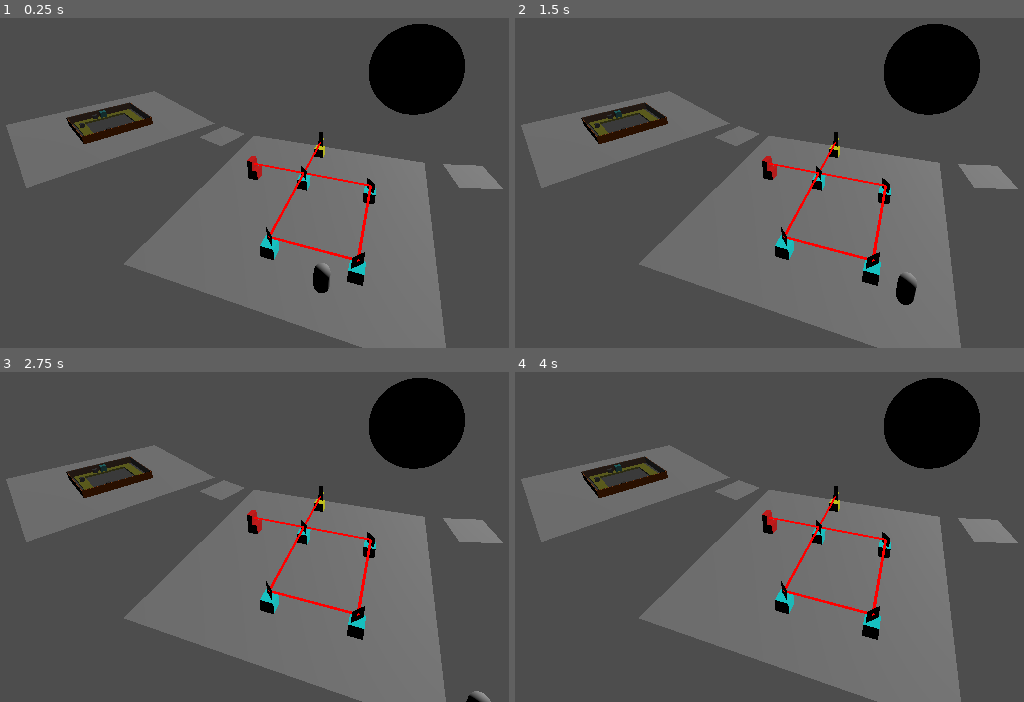
Above: before the commit, frames 1-4 (two rows, left to right).
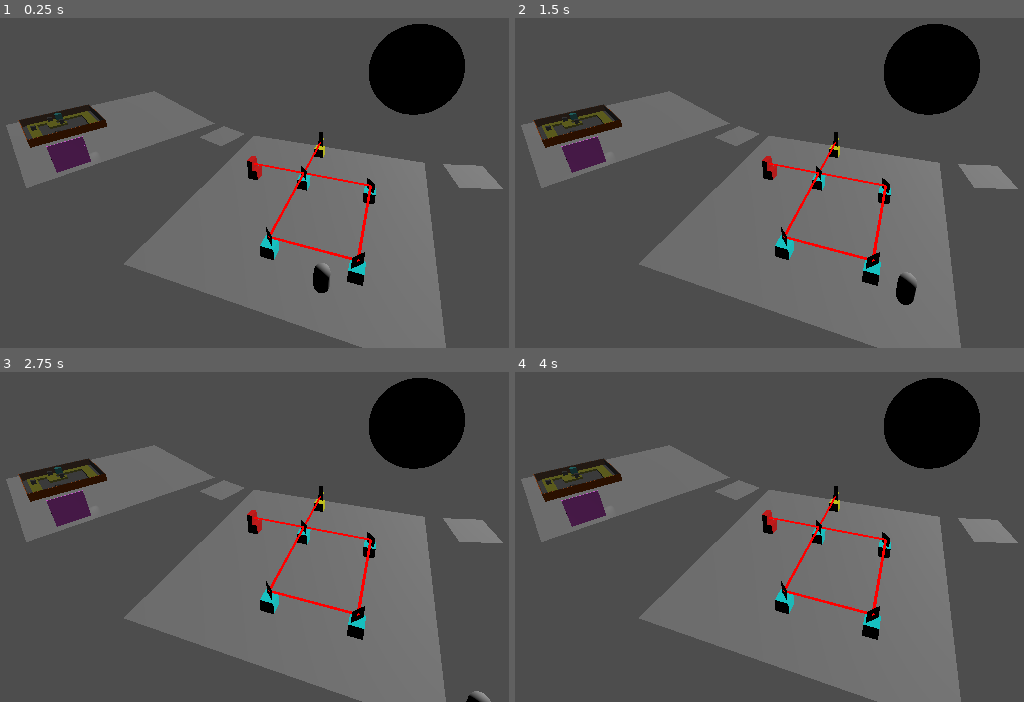
Above: after the commit, the same moments.

Repository: GreggSchaffter/gwj69project
Game: Godot game, scene res://scenes/game_world.tscn
The game is run twice, just before and just after one commit, with the same random seed, the same clock (stepped at 60 frames per second) and the same inputs.
Inputs:
- Up to frame 1 (0.25 s): no input
- Up to frame 2 (1.5 s): hold D (right) 0.53-1.28 s; tap 1 (rotate_clockwise, bound only after the commit) at 0.6 s; tap Space (jump) at 0.77 s; tap 2 (rotate_counter_clockwise, bound only after the commit) at 0.8, 1.35 s; hold S (down) from 1.28 s (still down)
- Up to frame 3 (2.75 s): tap Space (jump) at 1.52 s; tap 1 (rotate_clockwise, bound only after the commit) at 1.55 s; release S (down) at 2.03 s; hold D (right) from 2.03 s (still down); hold E (interact) from 2.03 s (still down); tap 2 (rotate_counter_clockwise, bound only after the commit) at 2.3 s
- Up to frame 4 (4 s): release D (right) at 2.78 s; release E (interact) at 2.78 s; hold W (up) 2.78-3.53 s; tap 1 (rotate_clockwise, bound only after the commit) at 2.85 s; tap Space (jump) at 3.02, 3.77 s; hold A (left) from 3.53 s (still down); tap 2 (rotate_counter_clockwise, bound only after the commit) at 3.6 s

The runs differ from the first frame. In frame 1, 2.7% of the frame differs, in the area x 3-31%, y 25-47%; in frame 2, 2.7%; in frame 3, 2.7%; in frame 4, 2.7%.

Commit message:
Start of wire puzzle

Diff:
--- a/project.godot
+++ b/project.godot
@@ -62,6 +62,16 @@
 , Object(InputEventJoypadButton,"resource_local_to_scene":false,"resource_name":"","device":-1,"button_index":3,"pressure":0.0,"pressed":true,"script":null)
 ]
 }
+rotate_clockwise={
+"deadzone": 0.5,
+"events": [Object(InputEventKey,"resource_local_to_scene":false,"resource_name":"","device":-1,"window_id":0,"alt_pressed":false,"shift_pressed":false,"ctrl_pressed":false,"meta_pressed":false,"pressed":false,"keycode":49,"physical_keycode":0,"key_label":0,"unicode":49,"echo":false,"script":null)
+]
+}
+rotate_counter_clockwise={
+"deadzone": 0.5,
+"events": [Object(InputEventKey,"resource_local_to_scene":false,"resource_name":"","device":-1,"window_id":0,"alt_pressed":false,"shift_pressed":false,"ctrl_pressed":false,"meta_pressed":false,"pressed":false,"keycode":50,"physical_keycode":0,"key_label":0,"unicode":50,"echo":false,"script":null)
+]
+}
 
 [rendering]
 
--- a/puzzles/oxygen puzzle/oxygen puzzle.tscn
+++ b/puzzles/oxygen puzzle/oxygen puzzle.tscn
@@ -31,6 +31,16 @@
 
 [node name="Segment" parent="Segments" instance=ExtResource("1_wyocr")]
 transform = Transform3D(1, 0, 0, 0, 1, 0, 0, 0, 1, -1, 0, -3)
+rubbled = true
+
+[node name="Segment25" parent="Segments" instance=ExtResource("1_wyocr")]
+transform = Transform3D(1, 0, 0, 0, 1, 0, 0, 0, 1, -1, 0, -2)
+
+[node name="Segment26" parent="Segments" instance=ExtResource("1_wyocr")]
+transform = Transform3D(1, 0, 0, 0, 1, 0, 0, 0, 1, -1, 0, -1)
+
+[node name="Segment27" parent="Segments" instance=ExtResource("1_wyocr")]
+transform = Transform3D(1, 0, 0, 0, 1, 0, 0, 0, 1, 0, 0, -1)
 rubbled = true
 
 [node name="Segment7" parent="Segments" instance=ExtResource("1_wyocr")]
@@ -109,6 +119,8 @@
 segments_folder = NodePath("../Segments")
 
 [node name="StaticBody3D" type="StaticBody3D" parent="."]
+metadata/_edit_group_ = true
+metadata/_edit_lock_ = true
 
 [node name="MeshInstance3D" type="MeshInstance3D" parent="StaticBody3D"]
 transform = Transform3D(1, 0, 0, 0, 1, 0, 0, 0, 1, -4, 0.5, 0)
--- /dev/null
+++ b/puzzles/wire puzzle/SegmentSelecter.gd
@@ -0,0 +1,63 @@
+extends Node3D
+
+var activated = false
+
+@export var step_size = 1.0
+
+@onready var segment_folder = $"../Segments"
+
+func _input(event):
+	if !activated:
+		return
+
+	var movement_vector = Vector2( \
+		int(event.is_action_pressed("right")) - \
+		int(event.is_action_pressed("left")), \
+		int(event.is_action_pressed("up")) - \
+		int(event.is_action_pressed("down")) \
+	)
+	if movement_vector.x != 0 && movement_vector.y != 0:
+		movement_vector = Vector2.ZERO
+	if movement_vector == Vector2.ZERO:
+		return
+	movement_vector = Vector3(movement_vector.x, movement_vector.y, 0)
+
+	var going_to = position + movement_vector * step_size
+
+	var really_going = true
+	#for segment in segment_folder.get_children():
+		#if going_to.distance_to(segment.position) < step_size / 2:
+			#really_going = true
+			#going_to = segment.position
+
+	if really_going:
+		position = going_to
+
+
+
+func _process(delta):
+	if !activated:
+		return
+
+	var rotation_input = int(Input.is_action_just_pressed("rotate_clockwise")) - int(Input.is_action_just_pressed("rotate_counter_clockwise"))
+	if rotation_input == 0:
+		return
+	for segment in segment_folder.get_children():
+		if segment.position.distance_to(position) < step_size / 2:
+			find_segment_node(segment).rotate_segment(rotation_input)
+
+func find_segment_node(root: Node):
+	if root.is_in_group("segment"):
+		return root
+	for i in root.get_children():
+		if i.is_in_group("segment"):
+			return i
+
+func _on_puzzle_activated():
+	show()
+	activated = true
+
+
+func _on_puzzle_deactivated():
+	hide()
+	activated = false
--- /dev/null
+++ b/puzzles/wire puzzle/SparkEmitter.gd
@@ -0,0 +1,11 @@
+extends Node3D
+
+
+@onready var timer = $Timer
+@onready var path = $"../Path"
+
+const SPARK = preload("res://puzzles/wire puzzle/spark.tscn")
+
+func _on_timer_timeout():
+	var new_spark = SPARK.instantiate()
+	path.add_child(new_spark)
--- /dev/null
+++ b/puzzles/wire puzzle/path.gd
@@ -0,0 +1,12 @@
+extends Path3D
+
+@export var top_level_node: Node
+
+func _ready():
+	var points: PackedVector3Array = curve.get_baked_points()
+	var beginning_node = Marker3D.new()
+	var ending_node = Marker3D.new()
+	add_child(beginning_node)
+	add_child(ending_node)
+	beginning_node.position = position + points[0]
+	ending_node.position = position + points[points.size() - 1]
--- /dev/null
+++ b/puzzles/wire puzzle/path.tscn
@@ -0,0 +1,7 @@
+[gd_scene load_steps=2 format=3 uid="uid://c3f1lwkhlb67y"]
+
+[ext_resource type="Script" path="res://puzzles/wire puzzle/path.gd" id="1_layq4"]
+
+[node name="Path" type="Path3D" groups=["path"]]
+transform = Transform3D(1, 0, 0, 0, 1, 0, 0, 0, 1, 0, 0, 0.15)
+script = ExtResource("1_layq4")
--- /dev/null
+++ b/puzzles/wire puzzle/segment.gd
@@ -0,0 +1,9 @@
+extends Node3D
+
+const rot_amount = deg_to_rad(90)
+
+func rotate_segment(rot_dir):
+	var rotation_to = rotation.z + rot_dir * rot_amount
+	rotation_to = round(rotation_to / rot_amount) * rot_amount
+	var tween = get_tree().create_tween()
+	tween.tween_property(self, "rotation", Vector3(0, 0, rotation_to), 1)
--- /dev/null
+++ b/puzzles/wire puzzle/segment.tscn
@@ -0,0 +1,18 @@
+[gd_scene load_steps=4 format=3 uid="uid://c188l0qvfsb06"]
+
+[ext_resource type="Script" path="res://puzzles/wire puzzle/segment.gd" id="1_bjbc5"]
+
+[sub_resource type="StandardMaterial3D" id="StandardMaterial3D_k6sp4"]
+albedo_color = Color(0.988235, 0.419608, 1, 1)
+
+[sub_resource type="BoxMesh" id="BoxMesh_c6q5p"]
+material = SubResource("StandardMaterial3D_k6sp4")
+size = Vector3(1, 1, 0.1)
+
+[node name="Segment" type="Node3D" groups=["segment"]]
+script = ExtResource("1_bjbc5")
+
+[node name="MeshInstance3D" type="MeshInstance3D" parent="."]
+transform = Transform3D(1, 0, 0, 0, 1, 0, 0, 0, 1, 0, 0, 0.05)
+mesh = SubResource("BoxMesh_c6q5p")
+skeleton = NodePath("../..")
--- /dev/null
+++ b/puzzles/wire puzzle/segments/line_segment.tscn
@@ -0,0 +1,29 @@
+[gd_scene load_steps=6 format=3 uid="uid://p70aocf2fooq"]
+
+[ext_resource type="PackedScene" uid="uid://c188l0qvfsb06" path="res://puzzles/wire puzzle/segment.tscn" id="1_2cc6c"]
+[ext_resource type="PackedScene" uid="uid://c3f1lwkhlb67y" path="res://puzzles/wire puzzle/path.tscn" id="2_ydsut"]
+
+[sub_resource type="StandardMaterial3D" id="StandardMaterial3D_uoncb"]
+
+[sub_resource type="BoxMesh" id="BoxMesh_ii5v1"]
+material = SubResource("StandardMaterial3D_uoncb")
+size = Vector3(0.1, 1, 0.1)
+
+[sub_resource type="Curve3D" id="Curve3D_ong73"]
+_data = {
+"points": PackedVector3Array(0, 0, 0, 0, 0, 0, 0, 0.5, 0, 0, 0, 0, 0, 0, 0, 0, -0.5, 0),
+"tilts": PackedFloat32Array(0, 0)
+}
+point_count = 2
+
+[node name="LineSegment" type="Node3D" groups=["hasWire"]]
+
+[node name="Segment" parent="." instance=ExtResource("1_2cc6c")]
+
+[node name="MeshInstance3D2" type="MeshInstance3D" parent="Segment"]
+transform = Transform3D(1, 0, 0, 0, 1, 0, 0, 0, 1, 0, 0, 0.15)
+mesh = SubResource("BoxMesh_ii5v1")
+metadata/_edit_lock_ = true
+
+[node name="Path" parent="Segment" instance=ExtResource("2_ydsut")]
+curve = SubResource("Curve3D_ong73")
--- /dev/null
+++ b/puzzles/wire puzzle/segments/start_segment.tscn
@@ -0,0 +1,50 @@
+[gd_scene load_steps=9 format=3 uid="uid://c4in7ubyg3ee3"]
+
+[ext_resource type="PackedScene" uid="uid://c188l0qvfsb06" path="res://puzzles/wire puzzle/segment.tscn" id="1_fsf6n"]
+[ext_resource type="PackedScene" uid="uid://c3f1lwkhlb67y" path="res://puzzles/wire puzzle/path.tscn" id="2_bxbgt"]
+[ext_resource type="Script" path="res://puzzles/wire puzzle/SparkEmitter.gd" id="2_jp088"]
+
+[sub_resource type="StandardMaterial3D" id="StandardMaterial3D_0b4v0"]
+albedo_color = Color(0, 0, 0, 1)
+
+[sub_resource type="BoxMesh" id="BoxMesh_abgrh"]
+material = SubResource("StandardMaterial3D_0b4v0")
+size = Vector3(0.2, 0.2, 0.2)
+
+[sub_resource type="StandardMaterial3D" id="StandardMaterial3D_s5b1e"]
+
+[sub_resource type="BoxMesh" id="BoxMesh_ii5v1"]
+material = SubResource("StandardMaterial3D_s5b1e")
+size = Vector3(0.1, 0.5, 0.1)
+
+[sub_resource type="Curve3D" id="Curve3D_3d35b"]
+_data = {
+"points": PackedVector3Array(0, 0, 0, 0, 0, 0, 0, 0, 0, 0, 0, 0, 0, 0, 0, 0, -0.5, 0),
+"tilts": PackedFloat32Array(0, 0)
+}
+point_count = 2
+
+[node name="LineSegment" type="Node3D" groups=["hasWire"]]
+
+[node name="Segment" parent="." instance=ExtResource("1_fsf6n")]
+
+[node name="MeshInstance3D3" type="MeshInstance3D" parent="Segment"]
+transform = Transform3D(1, 0, 0, 0, 1, 0, 0, 0, 1, 0, 0, 0.15)
+mesh = SubResource("BoxMesh_abgrh")
+
+[node name="MeshInstance3D2" type="MeshInstance3D" parent="Segment"]
+transform = Transform3D(1, 0, 0, 0, 1, 0, 0, 0, 1, 0, -0.25, 0.15)
+mesh = SubResource("BoxMesh_ii5v1")
+metadata/_edit_lock_ = true
+
+[node name="SparkEmitter" type="Node3D" parent="Segment"]
+transform = Transform3D(1, 0, 0, 0, 1, 0, 0, 0, 1, 0, 0, 0.15)
+script = ExtResource("2_jp088")
+
+[node name="Timer" type="Timer" parent="Segment/SparkEmitter"]
+autostart = true
+
+[node name="Path" parent="Segment" instance=ExtResource("2_bxbgt")]
+curve = SubResource("Curve3D_3d35b")
+
+[connection signal="timeout" from="Segment/SparkEmitter/Timer" to="Segment/SparkEmitter" method="_on_timer_timeout"]
--- /dev/null
+++ b/puzzles/wire puzzle/spark.gd
@@ -0,0 +1,15 @@
+extends PathFollow3D
+
+const SPEED = 1
+const SEGMENT_SIZE = 1
+
+func _ready():
+	var path: Path3D = get_parent()
+
+	var tween = get_tree().create_tween()
+	var time_to_move_over_segment = SPEED * SEGMENT_SIZE * path.curve.get_baked_length()
+	tween.tween_property(self, "progress_ratio", 1, time_to_move_over_segment)
+	tween.connect("finished", tween_over)
+
+func tween_over():
+	var segment_folder: Node
--- /dev/null
+++ b/puzzles/wire puzzle/spark.tscn
@@ -0,0 +1,17 @@
+[gd_scene load_steps=4 format=3 uid="uid://ce38g6i3vdts6"]
+
+[ext_resource type="Script" path="res://puzzles/wire puzzle/spark.gd" id="1_3o65f"]
+
+[sub_resource type="StandardMaterial3D" id="StandardMaterial3D_f0c10"]
+albedo_color = Color(1, 1, 0, 1)
+
+[sub_resource type="SphereMesh" id="SphereMesh_s6wup"]
+material = SubResource("StandardMaterial3D_f0c10")
+radius = 0.125
+height = 0.25
+
+[node name="Spark" type="PathFollow3D"]
+script = ExtResource("1_3o65f")
+
+[node name="MeshInstance3D" type="MeshInstance3D" parent="."]
+mesh = SubResource("SphereMesh_s6wup")
--- /dev/null
+++ b/puzzles/wire puzzle/wire puzzle.tscn
@@ -0,0 +1,91 @@
+[gd_scene load_steps=9 format=3 uid="uid://crfpq6b58ln6f"]
+
+[ext_resource type="PackedScene" uid="uid://c188l0qvfsb06" path="res://puzzles/wire puzzle/segment.tscn" id="1_6j3fu"]
+[ext_resource type="PackedScene" uid="uid://c4in7ubyg3ee3" path="res://puzzles/wire puzzle/segments/start_segment.tscn" id="2_fofjg"]
+[ext_resource type="PackedScene" uid="uid://p70aocf2fooq" path="res://puzzles/wire puzzle/segments/line_segment.tscn" id="2_kivls"]
+[ext_resource type="PackedScene" uid="uid://ct3bqlowjvnm6" path="res://stuff/puzzle.tscn" id="2_qbavx"]
+[ext_resource type="Script" path="res://puzzles/wire puzzle/SegmentSelecter.gd" id="3_jxn6q"]
+
+[sub_resource type="BoxShape3D" id="BoxShape3D_blgl2"]
+size = Vector3(4, 3, 2)
+
+[sub_resource type="BoxMesh" id="BoxMesh_ikrcc"]
+size = Vector3(0.05, 1, 0.05)
+
+[sub_resource type="BoxMesh" id="BoxMesh_3hkeg"]
+size = Vector3(1, 0.05, 0.05)
+
+[node name="WirePuzzle" type="Node3D"]
+
+[node name="Segments" type="Node3D" parent="."]
+
+[node name="Segment" parent="Segments" instance=ExtResource("1_6j3fu")]
+
+[node name="Segment2" parent="Segments" instance=ExtResource("1_6j3fu")]
+transform = Transform3D(1, 0, 0, 0, 1, 0, 0, 0, 1, 1, 0, 0)
+
+[node name="Segment5" parent="Segments" instance=ExtResource("1_6j3fu")]
+transform = Transform3D(1, 0, 0, 0, 1, 0, 0, 0, 1, 2, 0, 0)
+
+[node name="Segment3" parent="Segments" instance=ExtResource("1_6j3fu")]
+transform = Transform3D(1, 0, 0, 0, 1, 0, 0, 0, 1, 0, 2, 0)
+
+[node name="Segment4" parent="Segments" instance=ExtResource("1_6j3fu")]
+transform = Transform3D(1, 0, 0, 0, 1, 0, 0, 0, 1, 1, 2, 0)
+
+[node name="Segment6" parent="Segments" instance=ExtResource("1_6j3fu")]
+transform = Transform3D(1, 0, 0, 0, 1, 0, 0, 0, 1, 2, 2, 0)
+
+[node name="LineSegment" parent="Segments" instance=ExtResource("2_fofjg")]
+transform = Transform3D(-4.37114e-08, -1, 0, 1, -4.37114e-08, 0, 0, 0, 1, 0, 1, 0)
+
+[node name="LineSegment2" parent="Segments" instance=ExtResource("2_kivls")]
+transform = Transform3D(-4.37114e-08, 1, 0, -1, -4.37114e-08, 0, 0, 0, 1, 1, 1, 0)
+
+[node name="LineSegment3" parent="Segments" instance=ExtResource("2_kivls")]
+transform = Transform3D(-4.37114e-08, 1, 0, -1, -4.37114e-08, 0, 0, 0, 1, 2, 1, 0)
+
+[node name="Puzzle" parent="." node_paths=PackedStringArray("active_area", "camera_point") instance=ExtResource("2_qbavx")]
+active_area = NodePath("../Area3D")
+camera_point = NodePath("../Camera3D")
+
+[node name="Camera3D" type="Marker3D" parent="."]
+transform = Transform3D(1, 0, 0, 0, 1, 0, 0, 0, 1, 0, 1, 3)
+metadata/_edit_lock_ = true
+
+[node name="Area3D" type="Area3D" parent="."]
+metadata/_edit_lock_ = true
+
+[node name="CollisionShape3D" type="CollisionShape3D" parent="Area3D"]
+transform = Transform3D(1, 0, 0, 0, 1, 0, 0, 0, 1, 0.5, 1, 0.5)
+shape = SubResource("BoxShape3D_blgl2")
+
+[node name="SpotLight3D" type="SpotLight3D" parent="."]
+transform = Transform3D(0.825153, 0, -0.564909, 0, 1, 0, 0.564909, 0, 0.825153, -2, 0, 3)
+spot_range = 14.9614
+spot_angle = 25.7817
+metadata/_edit_lock_ = true
+
+[node name="SegmentSelecter" type="Node3D" parent="."]
+visible = false
+script = ExtResource("3_jxn6q")
+metadata/_edit_group_ = true
+
+[node name="MeshInstance3D" type="MeshInstance3D" parent="SegmentSelecter"]
+transform = Transform3D(1, 0, 0, 0, 1, 0, 0, 0, 1, 0.5, 0, 0.125)
+mesh = SubResource("BoxMesh_ikrcc")
+
+[node name="MeshInstance3D3" type="MeshInstance3D" parent="SegmentSelecter"]
+transform = Transform3D(1, 0, 0, 0, 1, 0, 0, 0, 1, 0, 0.5, 0.125)
+mesh = SubResource("BoxMesh_3hkeg")
+
+[node name="MeshInstance3D4" type="MeshInstance3D" parent="SegmentSelecter"]
+transform = Transform3D(1, 0, 0, 0, 1, 0, 0, 0, 1, 0, -0.5, 0.125)
+mesh = SubResource("BoxMesh_3hkeg")
+
+[node name="MeshInstance3D2" type="MeshInstance3D" parent="SegmentSelecter"]
+transform = Transform3D(1, 0, 0, 0, 1, 0, 0, 0, 1, -0.5, 0, 0.125)
+mesh = SubResource("BoxMesh_ikrcc")
+
+[connection signal="activated" from="Puzzle" to="SegmentSelecter" method="_on_puzzle_activated"]
+[connection signal="deactivated" from="Puzzle" to="SegmentSelecter" method="_on_puzzle_deactivated"]
--- a/scenes/game_world.tscn
+++ b/scenes/game_world.tscn
@@ -1,10 +1,11 @@
-[gd_scene load_steps=15 format=3 uid="uid://ywtln2wf5qqo"]
+[gd_scene load_steps=16 format=3 uid="uid://ywtln2wf5qqo"]
 
 [ext_resource type="Script" path="res://scripts/Player.gd" id="1_vcuue"]
 [ext_resource type="Script" path="res://scripts/CameraActivator.gd" id="2_eyww8"]
 [ext_resource type="PackedScene" uid="uid://chqsqk3d53tuf" path="res://stuff/camera.tscn" id="3_jqxbs"]
 [ext_resource type="PackedScene" uid="uid://brye5gbqtkw0t" path="res://puzzles/oxygen puzzle/oxygen puzzle.tscn" id="4_2kom8"]
 [ext_resource type="PackedScene" uid="uid://dyljlrb6vn1yy" path="res://puzzles/laser puzzle/laser_room.tscn" id="5_nf73n"]
+[ext_resource type="PackedScene" uid="uid://crfpq6b58ln6f" path="res://puzzles/wire puzzle/wire puzzle.tscn" id="6_200b0"]
 
 [sub_resource type="CapsuleShape3D" id="CapsuleShape3D_vx2bk"]
 
@@ -67,6 +68,7 @@
 metadata/_edit_group_ = true
 
 [node name="Static" type="StaticBody3D" parent="Map/RandomRoom"]
+transform = Transform3D(1, 0, 2.98023e-08, 0, 1, 0, -2.98023e-08, 0, 1, 0, 0, 0)
 
 [node name="CollisionShape3D" type="CollisionShape3D" parent="Map/RandomRoom/Static"]
 shape = SubResource("BoxShape3D_5rmkw")
@@ -87,6 +89,10 @@
 shape = SubResource("BoxShape3D_d4djv")
 
 [node name="OxygenPuzzle" parent="Map/RandomRoom" instance=ExtResource("4_2kom8")]
+transform = Transform3D(1, 0, 2.98023e-08, 0, 1, 0, -2.98023e-08, 0, 1, -4.58773, 0, -3.57634)
+
+[node name="WirePuzzle" parent="Map/RandomRoom" instance=ExtResource("6_200b0")]
+transform = Transform3D(-1, 0, -8.9407e-08, 0, 1, 0, 8.9407e-08, 0, -1, -5, 0.5, 9)
 
 [node name="StaticBody3D" type="StaticBody3D" parent="Map"]
 transform = Transform3D(0.976481, 0, -0.215605, 0, 1, 0, 0.215605, 0, 0.976481, -39.2481, 0, -14.9621)
--- a/scenes/ui.tscn
+++ b/scenes/ui.tscn
@@ -10,6 +10,7 @@
 gradient = SubResource("Gradient_fqay6")
 
 [node name="UI" type="CanvasLayer"]
+visible = false
 
 [node name="DialogeRect" type="NinePatchRect" parent="."]
 anchors_preset = -1
@@ -18,14 +19,13 @@
 anchor_right = 0.965
 anchor_bottom = 0.938
 offset_left = -0.32
-offset_top = 0.23996
-offset_right = 0.319946
+offset_top = 0.23999
+offset_right = 0.320068
 offset_bottom = 0.175964
 grow_horizontal = 2
 grow_vertical = 2
 texture = SubResource("GradientTexture1D_mr6fg")
 script = ExtResource("1_qeebt")
-hight = 125
 
 [node name="RichTextLabel" type="RichTextLabel" parent="DialogeRect"]
 layout_mode = 1
--- a/ui/DialogeRect.gd
+++ b/ui/DialogeRect.gd
@@ -5,6 +5,9 @@
 
 @export var dist_from_edge = 40 : set = set_dist
 @export var hight = 40 : set = set_hight
+
+func _ready():
+	orient()
 
 
 func set_dist(new):
